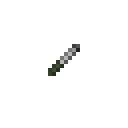
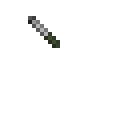
Revision of a layered w=128, h=128 image; what changed, layer by layer:
painted on "melee.bmp" over bbox(28, 16, 80, 76)
